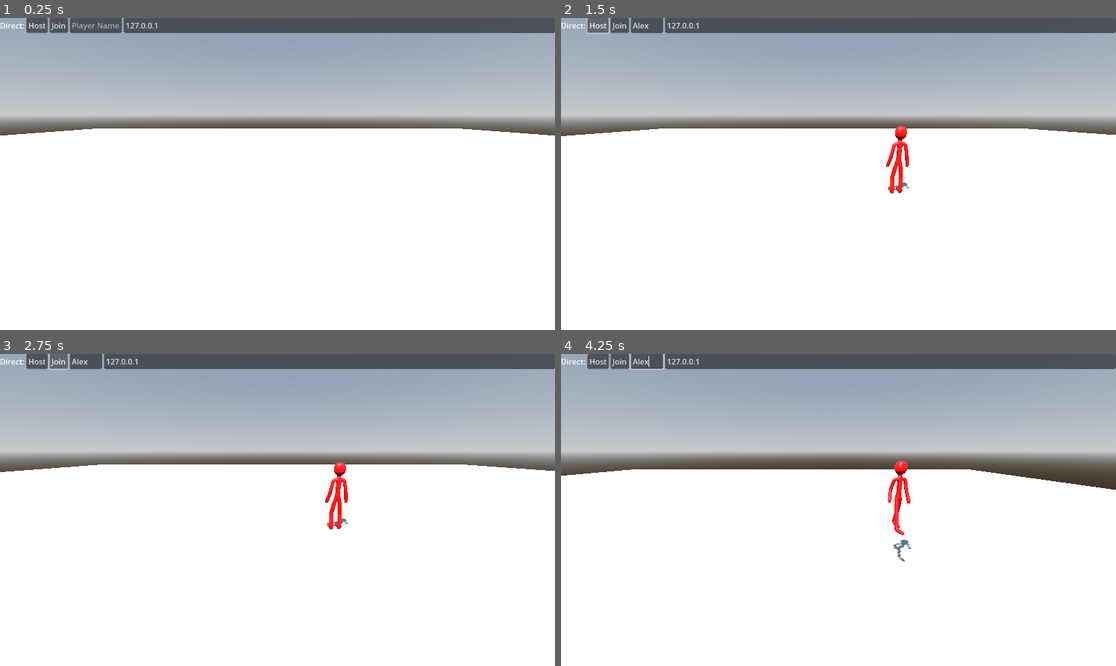
Above: before the commit, frames 1-4 (two rows, left to right).
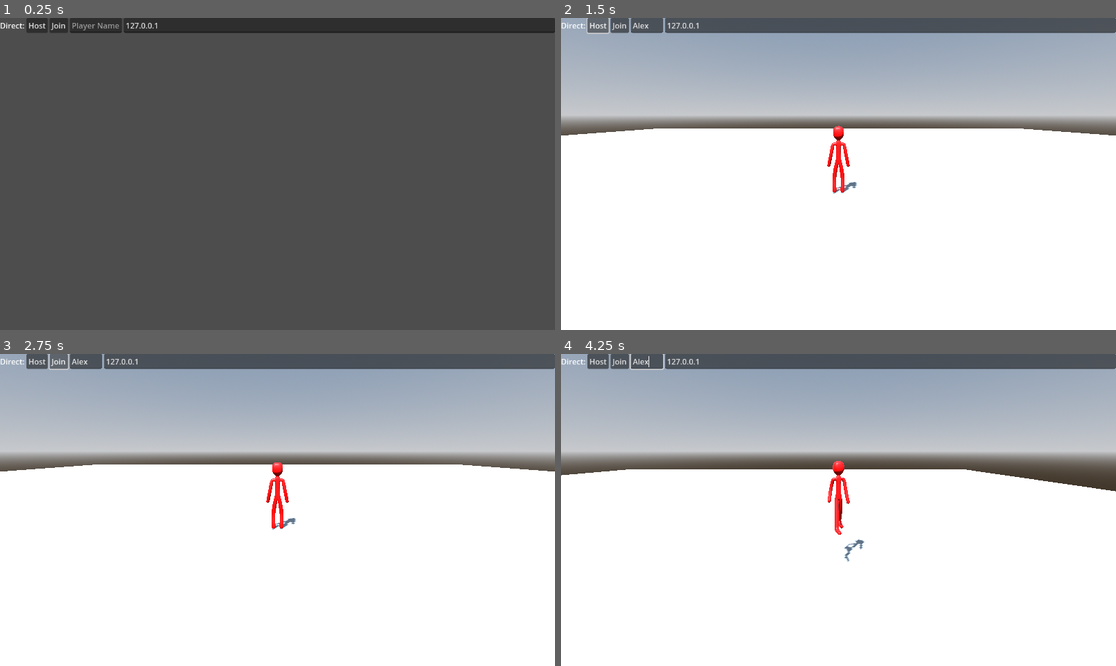
Above: after the commit, the same moments.

Repository: home-gamejam/stick-game
Game: Godot game, scene res://scenes/world.tscn
The game is run twice, just before and just after one commit, with the same random seed, the same clock (stepped at 60 frames per second) and the same inputs.
Inputs (mouse positions are in pixels of both pictures, inside the frame that each line leads up to):
- Up to frame 1 (0.25 s): no input
- Up to frame 2 (1.5 s): click (655, 24) at 0.52 s; type "Alex" at 0.6 s; click "Host" at 1.25 s
- Up to frame 3 (2.75 s): click "Join" at 2 s
- Up to frame 4 (4.25 s): move the mouse to (960, 494) at 2.77 s; hold Right (ui_right) 2.78-3.53 s; hold Shift (run) 2.78-3.53 s; move the mouse to (727, 525) at 3.52 s; hold Down (ui_down) from 3.53 s (still down); tap Shift (run) at 3.6 s; tap Enter (ui_accept) at 3.77 s

The runs differ from the first frame. In frame 1, 99% of the frame differs, in the area x 0-100%, y 0-100%; in frame 2, 0.9%; in frame 3, 0.9%; in frame 4, 1.1%.

Commit message:
Multiplayer + split out player camera

Diff:
--- a/scenes/player.tscn
+++ b/scenes/player.tscn
@@ -1,8 +1,9 @@
-[gd_scene load_steps=10 format=3 uid="uid://cylmulnexilu1"]
+[gd_scene load_steps=12 format=3 uid="uid://cylmulnexilu1"]
 
 [ext_resource type="PackedScene" uid="uid://b0w31x4vrnheq" path="res://art/stickman.glb" id="1_2apgm"]
 [ext_resource type="Script" path="res://scripts/player.gd" id="1_6irgt"]
 [ext_resource type="AnimationLibrary" uid="uid://bjbobcjthd56o" path="res://resources/stickman_animations.tres" id="2_k4r30"]
+[ext_resource type="PackedScene" uid="uid://cefi4xatbdx3p" path="res://scenes/player_camera.tscn" id="3_bsw13"]
 
 [sub_resource type="CapsuleShape3D" id="CapsuleShape3D_u6pd7"]
 
@@ -30,6 +31,17 @@
 nodes/Movement/position = Vector2(50, 100)
 node_connections = [&"output", 0, &"Movement"]
 
+[sub_resource type="SceneReplicationConfig" id="SceneReplicationConfig_tummt"]
+properties/0/path = NodePath(".:position")
+properties/0/spawn = true
+properties/0/replication_mode = 1
+properties/1/path = NodePath("AnimationTree:parameters/Movement/blend_position")
+properties/1/spawn = true
+properties/1/replication_mode = 1
+properties/2/path = NodePath("Model:rotation")
+properties/2/spawn = true
+properties/2/replication_mode = 1
+
 [node name="Player" type="CharacterBody3D"]
 script = ExtResource("1_6irgt")
 tilt_limit = 0.5
@@ -41,16 +53,7 @@
 [node name="Model" parent="." instance=ExtResource("1_2apgm")]
 unique_name_in_owner = true
 
-[node name="CameraPivot" type="Node3D" parent="."]
-unique_name_in_owner = true
-transform = Transform3D(1, 0, 0, 0, 0.960634, -0.277818, 0, 0.277818, 0.960634, 0, 0.595059, 0)
-
-[node name="CameraArm" type="SpringArm3D" parent="CameraPivot"]
-unique_name_in_owner = true
-transform = Transform3D(-1, 0, -8.74228e-08, 0, 1, 0, 8.74228e-08, 0, -1, 0, 0, 0)
-spring_length = 6.0
-
-[node name="Camera" type="Camera3D" parent="CameraPivot/CameraArm"]
+[node name="PlayerCamera" parent="." instance=ExtResource("3_bsw13")]
 unique_name_in_owner = true
 
 [node name="AnimationPlayer" type="AnimationPlayer" parent="."]
@@ -66,3 +69,6 @@
 tree_root = SubResource("AnimationNodeBlendTree_xfbxg")
 anim_player = NodePath("../AnimationPlayer")
 parameters/Movement/blend_position = 0.0
+
+[node name="MultiplayerSynchronizer" type="MultiplayerSynchronizer" parent="."]
+replication_config = SubResource("SceneReplicationConfig_tummt")
--- /dev/null
+++ b/scenes/player_camera.tscn
@@ -0,0 +1,15 @@
+[gd_scene load_steps=2 format=3 uid="uid://cefi4xatbdx3p"]
+
+[ext_resource type="Script" path="res://scripts/player_camera.gd" id="1_l7h0v"]
+
+[node name="PlayerCamera" type="Node3D"]
+transform = Transform3D(1, 0, 0, 0, 0.960634, -0.277818, 0, 0.277818, 0.960634, 0, 0.595059, 0)
+script = ExtResource("1_l7h0v")
+
+[node name="CameraArm" type="SpringArm3D" parent="."]
+unique_name_in_owner = true
+transform = Transform3D(-1, 0, -8.74228e-08, 0, 1, 0, 8.74228e-08, 0, -1, 0, 0, 0)
+spring_length = 6.0
+
+[node name="Camera" type="Camera3D" parent="CameraArm"]
+unique_name_in_owner = true
--- a/scenes/world.tscn
+++ b/scenes/world.tscn
@@ -1,6 +1,5 @@
-[gd_scene load_steps=9 format=3 uid="uid://b5m57eryima4q"]
+[gd_scene load_steps=8 format=3 uid="uid://b5m57eryima4q"]
 
-[ext_resource type="PackedScene" uid="uid://cylmulnexilu1" path="res://scenes/player.tscn" id="1_0f4qu"]
 [ext_resource type="Script" path="res://scripts/world.gd" id="1_wieu3"]
 [ext_resource type="PackedScene" uid="uid://ovf6c5njm4pl" path="res://scenes/lobby.tscn" id="3_nig8h"]
 
@@ -32,9 +31,6 @@
 transform = Transform3D(-0.866025, -0.433013, 0.25, 0, 0.5, 0.866025, -0.5, 0.75, -0.433013, 0, 0, 0)
 shadow_enabled = true
 
-[node name="Player" parent="." instance=ExtResource("1_0f4qu")]
-visible = false
-
 [node name="Ground" type="StaticBody3D" parent="."]
 transform = Transform3D(1, 0, 0, 0, 1, 0, 0, 0, 1, 0, -0.5, 0)
 
@@ -46,3 +42,7 @@
 
 [node name="Lobby" parent="." instance=ExtResource("3_nig8h")]
 unique_name_in_owner = true
+
+[node name="MultiplayerSpawner" type="MultiplayerSpawner" parent="."]
+_spawnable_scenes = PackedStringArray("res://scenes/player.tscn")
+spawn_path = NodePath("..")
--- a/scripts/lobby.gd
+++ b/scripts/lobby.gd
@@ -17,21 +17,23 @@
 	print("_on_host_pressed")
 
 	var peer = ENetMultiplayerPeer.new()
-	peer.create_client(HOST, PORT)
+	peer.create_server(PORT, MAX_CLIENTS)
 	multiplayer.set_multiplayer_peer(peer)
 
 	multiplayer.peer_connected.connect(
-		func _on_peer_connected():
-			print("_on_peer_connected")
-			player_added.emit()
+		func _on_peer_connected(pid: int):
+			print("_on_peer_connected", pid)
+			# Client
+			player_added.emit(pid)
 	)
 
-	player_added.emit()
+	# Server
+	player_added.emit(multiplayer.get_unique_id())
 
 
 func _on_join_pressed():
 	print("_on_join_pressed")
 
 	var peer = ENetMultiplayerPeer.new()
-	peer.create_server(PORT, MAX_CLIENTS)
+	peer.create_client(HOST, PORT)
 	multiplayer.set_multiplayer_peer(peer)
--- a/scripts/player.gd
+++ b/scripts/player.gd
@@ -3,8 +3,7 @@
 
 @export_range(0.0, 1.0) var mouse_sensitivity = 0.01
 @export var tilt_limit = deg_to_rad(75)
-@onready var _camera := %Camera as Camera3D
-@onready var _camera_pivot := %CameraPivot as Node3D
+@onready var _player_camera := %PlayerCamera as PlayerCamera
 @onready var _animation_tree = %AnimationTree as AnimationTree
 @onready var _model = %Model as Node3D
 
@@ -17,9 +16,16 @@
 var last_direction := Vector3.BACK
 var speed = SPEED
 
+func _enter_tree():
+	# this assumes that name was set to the pid
+	set_multiplayer_authority(int(str(name)))
+
 func _physics_process(delta: float) -> void:
 	#if Engine.is_editor_hint():
 		#return
+
+	if !is_multiplayer_authority():
+		return
 
 	# Add the gravity.
 	if not is_on_floor():
@@ -40,8 +46,9 @@
 	# As good practice, you should replace UI actions with custom gameplay actions.
 	var input_dir := Input.get_vector("ui_left", "ui_right", "ui_up", "ui_down")
 
-	var forward := _camera.global_basis.z
-	var right := _camera.global_basis.x
+	var camera: Camera3D = _player_camera.camera
+	var forward := camera.global_basis.z
+	var right := camera.global_basis.x
 
 	var direction := forward * input_dir.y + right * input_dir.x
 	direction = direction.normalized()
@@ -68,6 +75,6 @@
 
 func _unhandled_input(event: InputEvent) -> void:
 	if event is InputEventMouseMotion:
-		_camera_pivot.rotation.x -= event.relative.y * mouse_sensitivity
-		_camera_pivot.rotation.x = clampf(_camera_pivot.rotation.x, -tilt_limit, tilt_limit)
-		_camera_pivot.rotation.y += -event.relative.x * mouse_sensitivity
+		_player_camera.rotation.x -= event.relative.y * mouse_sensitivity
+		_player_camera.rotation.x = clampf(_player_camera.rotation.x, -tilt_limit, tilt_limit)
+		_player_camera.rotation.y += -event.relative.x * mouse_sensitivity
--- /dev/null
+++ b/scripts/player_camera.gd
@@ -0,0 +1,5 @@
+extends Node3D
+
+class_name PlayerCamera
+
+@onready var camera := %Camera as Camera3D
--- a/scripts/world.gd
+++ b/scripts/world.gd
@@ -9,7 +9,8 @@
 	%Lobby.player_added.connect(_on_player_added)
 
 
-func _on_player_added():
-	print("_on_player_added")
+func _on_player_added(pid: int):
+	print("_on_player_added: ", pid)
 	var player = PLAYER_SCENE.instantiate()
+	player.name = str(pid)
 	add_child(player)
Not shown, changed: README.md
